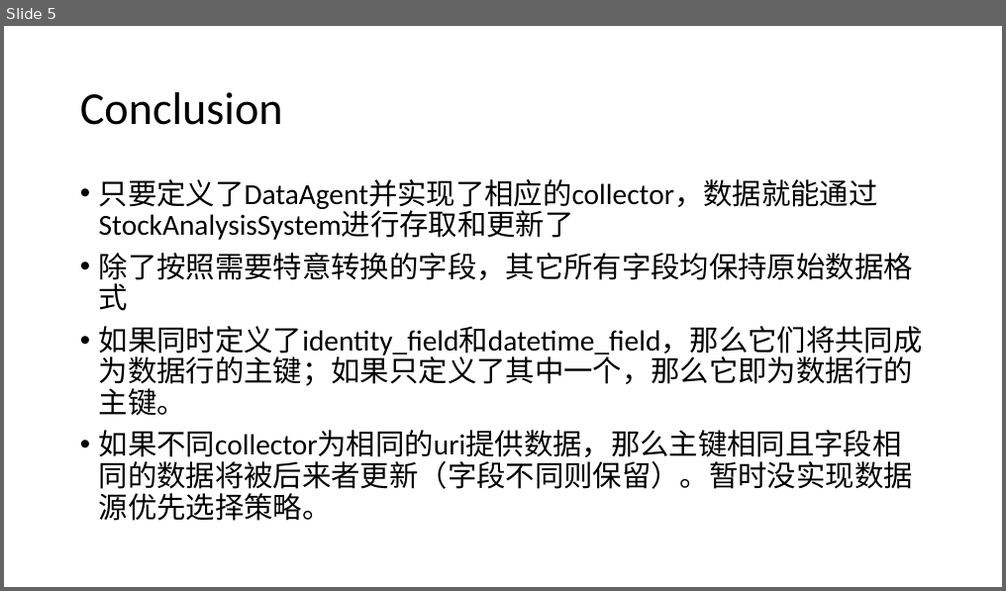
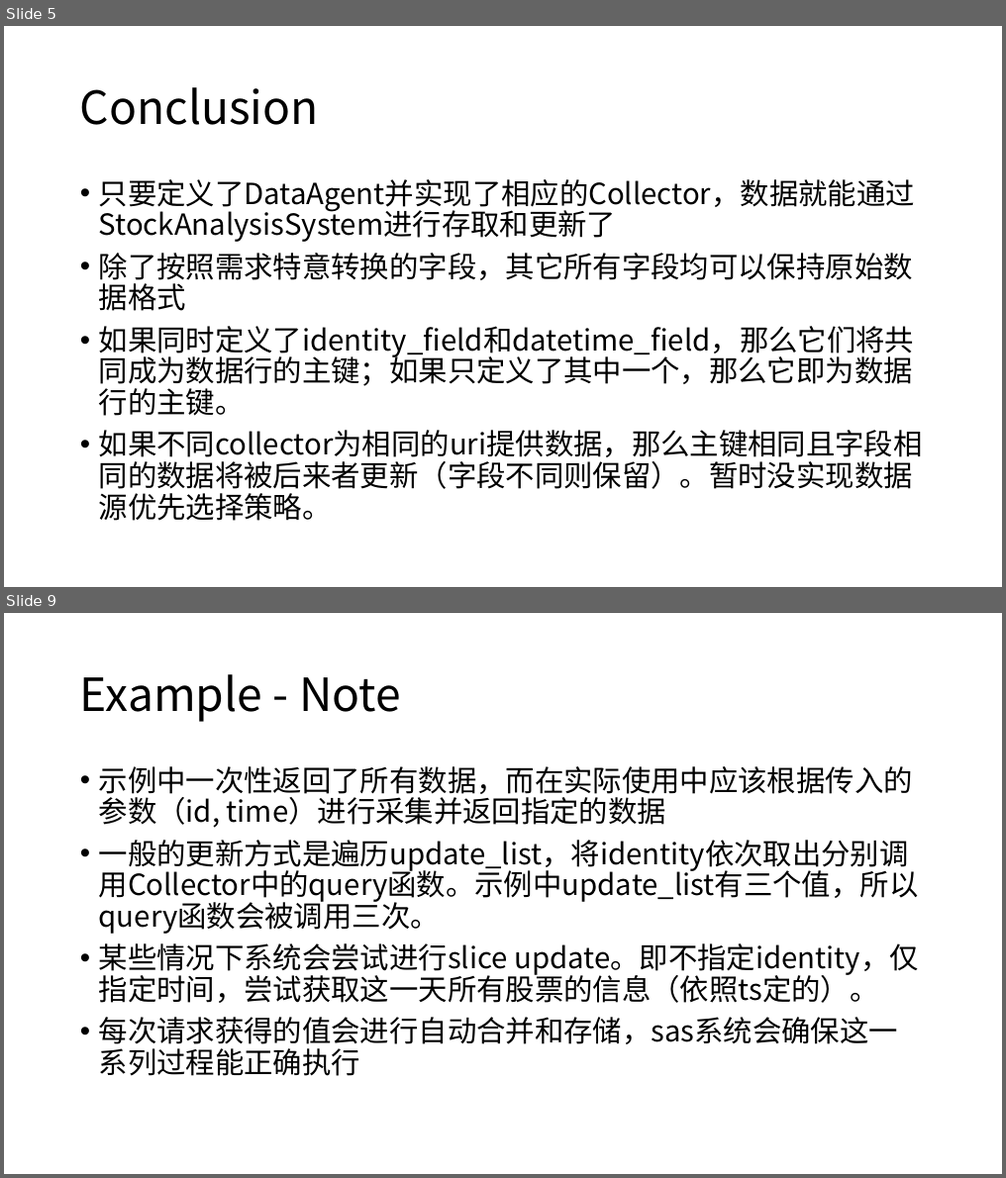
Before and after one commit to SleepySoft/StockAnalysisSystem, a slide deck: Doc/Presentation_How_To_Write_A_Collector.pptx. Shown one above the other, each under a label of ours: slide 5 before the commit, slides 5 and 9 after it; the slides between them are not shown. The pictures are 1006x591 and 1006x1178 pixels, drawn with LibreOffice and Linux fonts; fonts in the diff are those of the drawing. Boxes give left, top, right and bottom in pixels: in the first picture for what was removed or moved away, otherwise in the second. Text is boxed around its words. In the diff, an @@ line names an element or a change of style, - is before the commit and + after.

Commit message:
Add example to the document.

```diff
--- a/Doc/Presentation_How_To_Write_A_Collector.pptx
+++ b/Doc/Presentation_How_To_Write_A_Collector.pptx
@@ slide 9 added at bbox=[4, 613, 1002, 1174], background #FFFFFF @@
@@ title added at bbox=[80, 674, 401, 722], 44 pt, text #000000 @@
+Example - Note
@@ text added at bbox=[99, 766, 919, 1051], 28 pt, text #000000 @@
+• 示例中一次性返回了所有数据，而在实际使用中应该根据传入的参数（id, time）进行采集并返回指定的数据
+• 一般的更新方式是遍历update_list，将identity依次取出分别调用Collector中的query函数。示例中update_list有三个值，所以query函数会被调用三次。
+• 某些情况下系统会尝试进行slice update。即不指定identity，仅指定时间，尝试获取这一天所有股票的信息（依照ts定的）。
+• 每次请求获得的值会进行自动合并和存储，sas系统会确保这一系列过程能正确执行
@@ slide 5 changed as well @@
@@ title "Conclusion" at bbox=[80, 87, 319, 125]: font Calibri to Noto Sans CJK SC @@
@@ text at bbox=[99, 179, 915, 311]: text changed; font Calibri to Noto Sans CJK SC @@
-• 只要定义了DataAgent并实现了相应的collector，数据就能通过StockAnalysisSystem进行存取和更新了
-• 除了按照需要特意转换的字段，其它所有字段均保持原始数据格式
+• 只要定义了DataAgent并实现了相应的Collector，数据就能通过StockAnalysisSystem进行存取和更新了
+• 除了按照需求特意转换的字段，其它所有字段均可以保持原始数据格式
@@ text at bbox=[99, 326, 923, 521]: font Calibri to Noto Sans CJK SC in "如果同时定义了identity_field和datetime_field，那么它们将共同成为数据行的主键；如果只定义了其 ...", "如果不同collector为相同的uri提供数据，那么主键相同且字段相同的数据将被后来者更新（字段不同则保留）。暂时没实 ..." @@
```
Also in this commit, not shown: 4 other slides changed, 3 other slides added.
